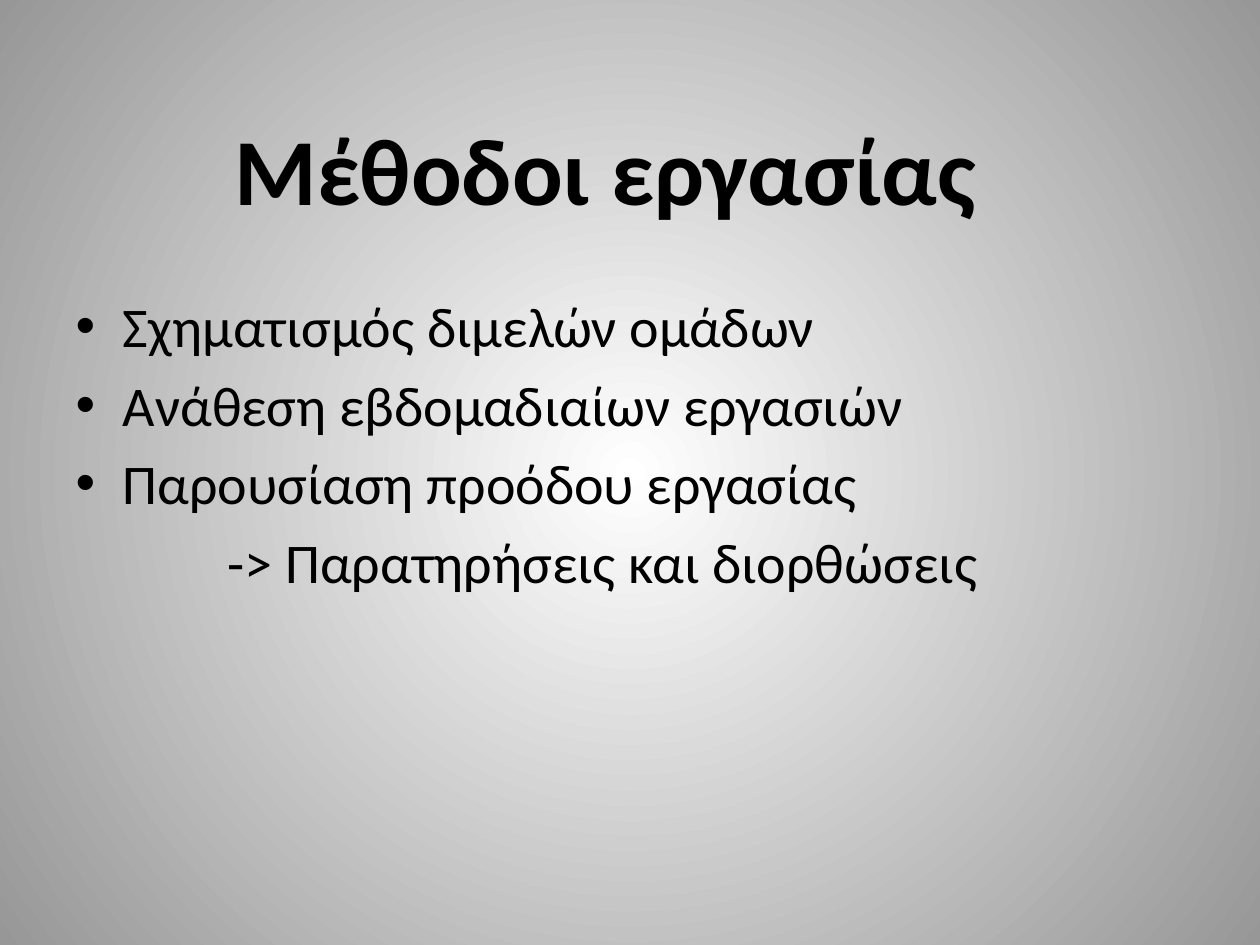
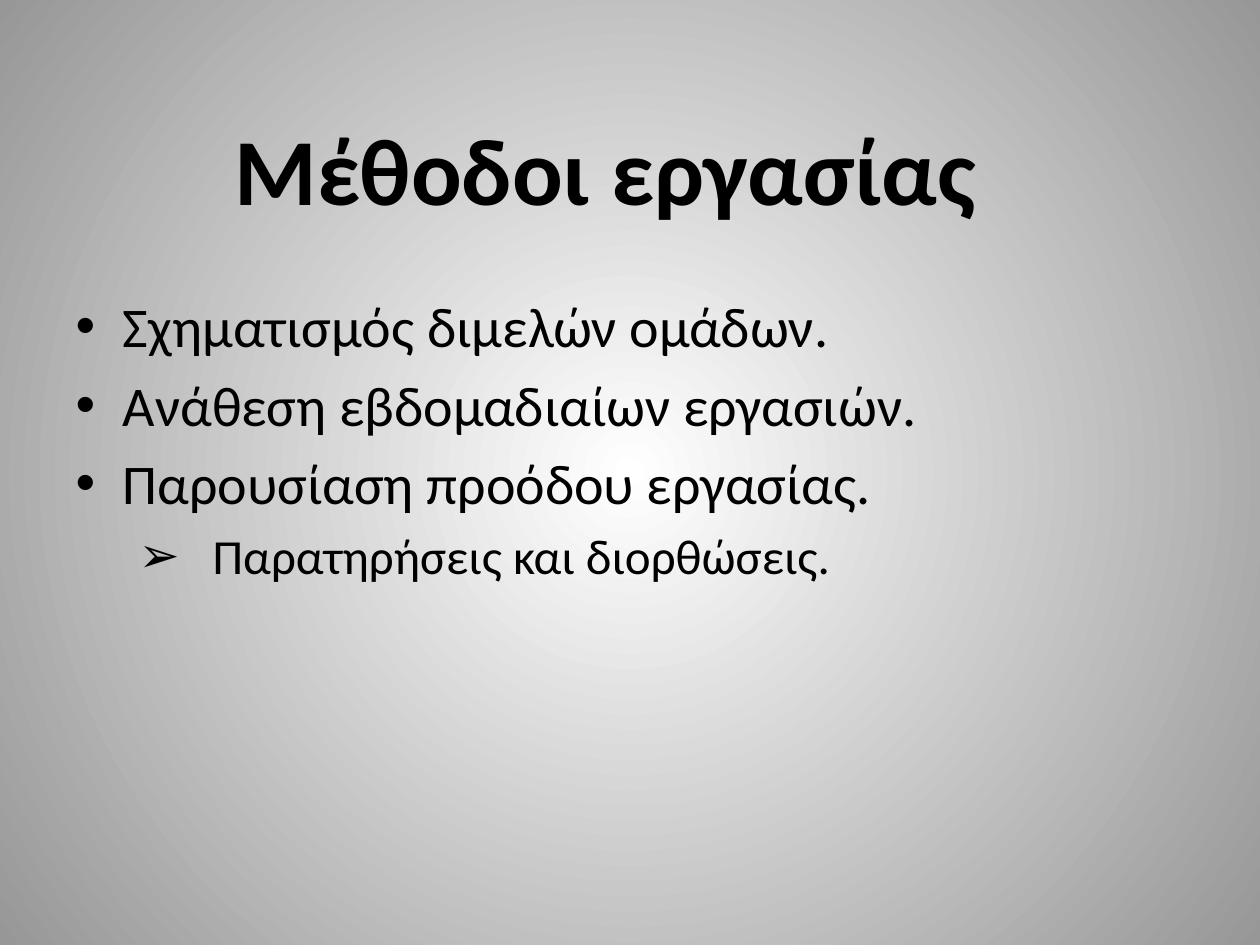
Before and after one commit to nikosgalanos/Java_Programming_2, a slide deck: slide 6 of Πρώτη παρουσίαση για την ομαδική εργασία του μαθήματος.pptx. Drawn at 1260x945 pixels with LibreOffice and Linux fonts; fonts in the diff are those of the drawing. Boxes give left, top, right and bottom in pixels: in the first picture for what was removed or moved away, otherwise in the second. Text is boxed around its words. In the diff, an @@ line names an element or a change of style, - is before the commit and + after.

```diff
--- a/Πρώτη παρουσίαση για την ομαδική εργασία του μαθήματος.pptx
+++ b/Πρώτη παρουσίαση για την ομαδική εργασία του μαθήματος.pptx
@@ text at (x1=123, y1=307, x2=916, y2=582): text changed @@
-• Σχηματισμός διμελών ομάδων
-• Ανάθεση εβδομαδιαίων εργασιών
-• Παρουσίαση προόδου εργασίας
--> Παρατηρήσεις και διορθώσεις
+• Σχηματισμός διμελών ομάδων.
+• Ανάθεση εβδομαδιαίων εργασιών.
+• Παρουσίαση προόδου εργασίας.
+  ➢ Παρατηρήσεις και διορθώσεις.
```
Also in this commit, not shown: 5 other slides changed.
